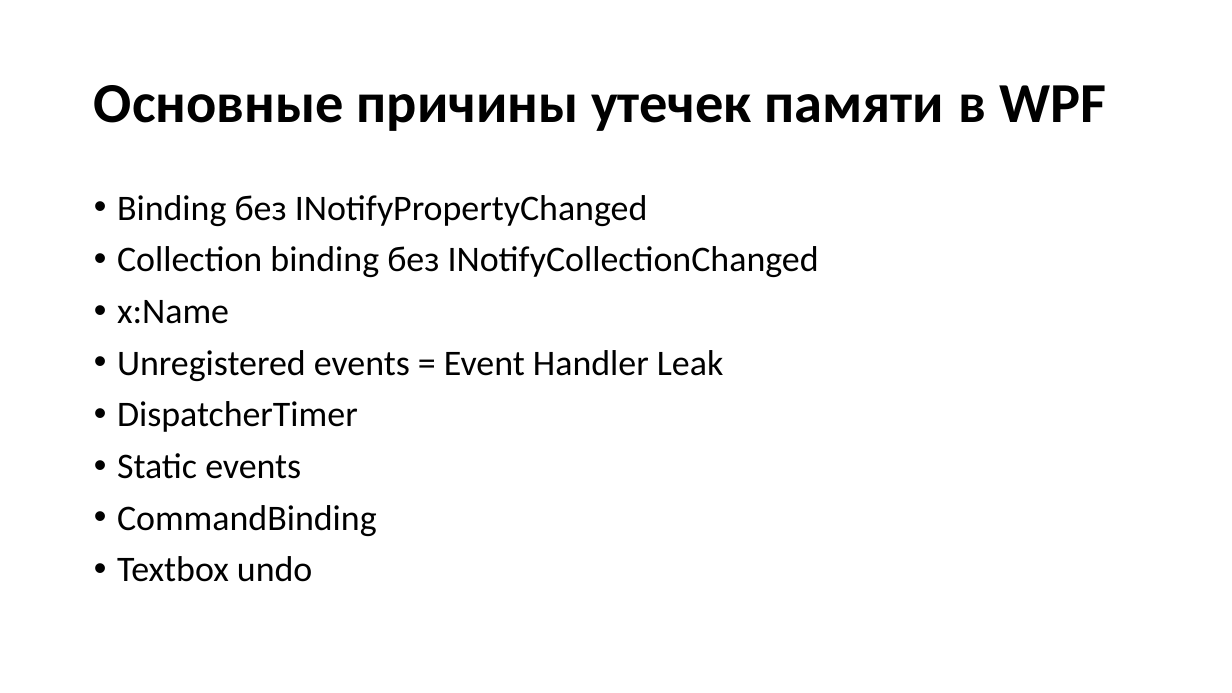
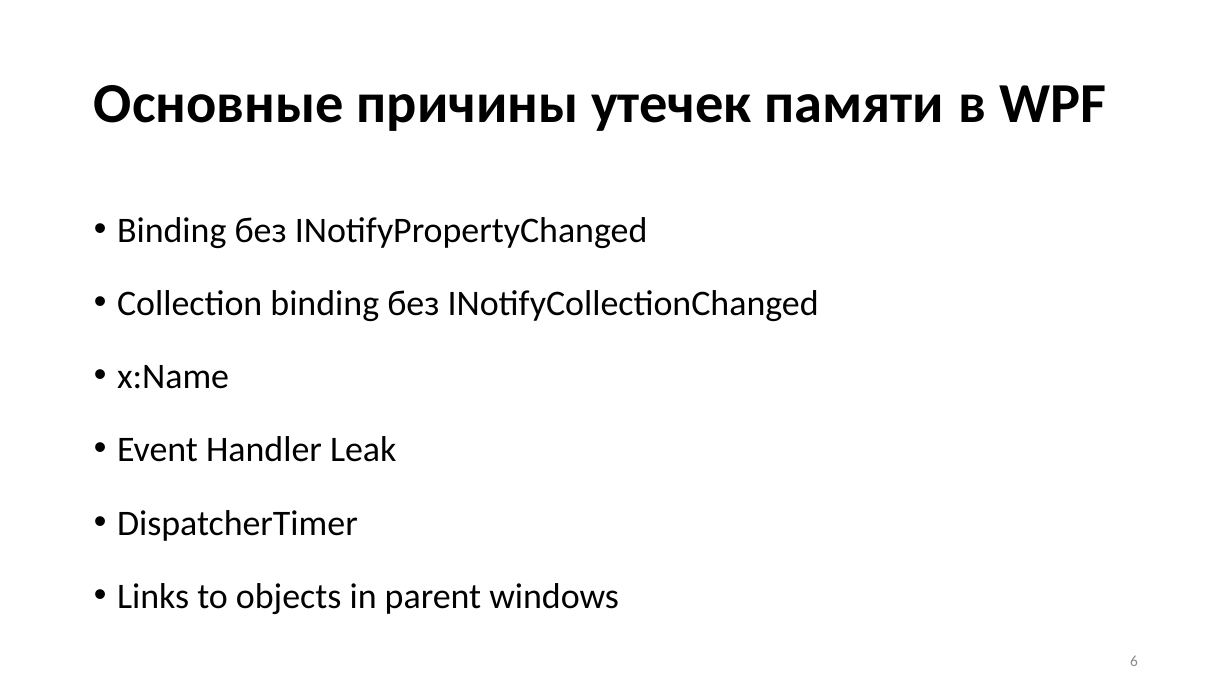
Before and after one commit to Talrandel/MemoryLeak, a slide deck: slide 6 of Утечки памяти.pptx (slide 5 before the commit). Drawn at 1232x693 pixels with LibreOffice and Linux fonts; fonts in the diff are those of the drawing. Boxes give left, top, right and bottom in pixels: in the first picture for what was removed or moved away, otherwise in the second. Text is boxed around its words. In the diff, an @@ line names an element or a change of style, - is before the commit and + after.

```diff
--- a/Утечки памяти.pptx
+++ b/Утечки памяти.pptx
@@ text at <box>117,217,819,541</box>: line spacing 0.9 to 1.4 @@
@@ text at <box>117,436,396,462</box>: text changed @@
-• Unregistered events = Event Handler Leak
+• Event Handler Leak
@@ text at <box>117,583,619,614</box>: text changed @@
-• Static events
-• CommandBinding
-• Textbox undo
+• Links to objects in parent windows
@@ page number added at <box>1130,655,1138,666</box>, 12 pt, text #8C8C8C @@
+6
```
Also in this commit, not shown: 18 other slides changed, 3 slides added, 1 slide removed.
